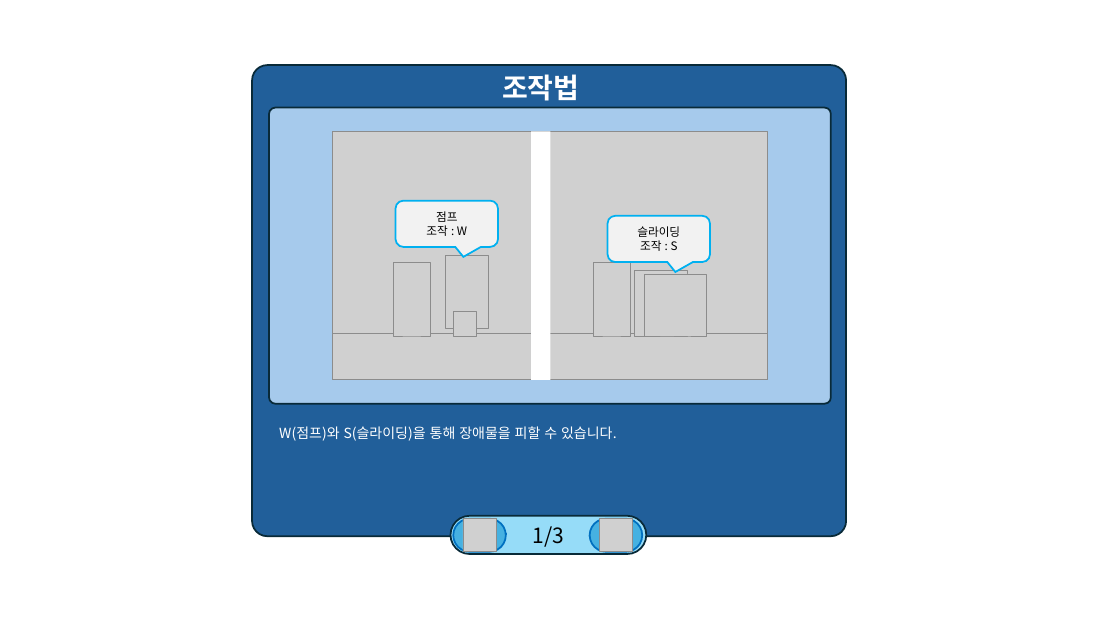
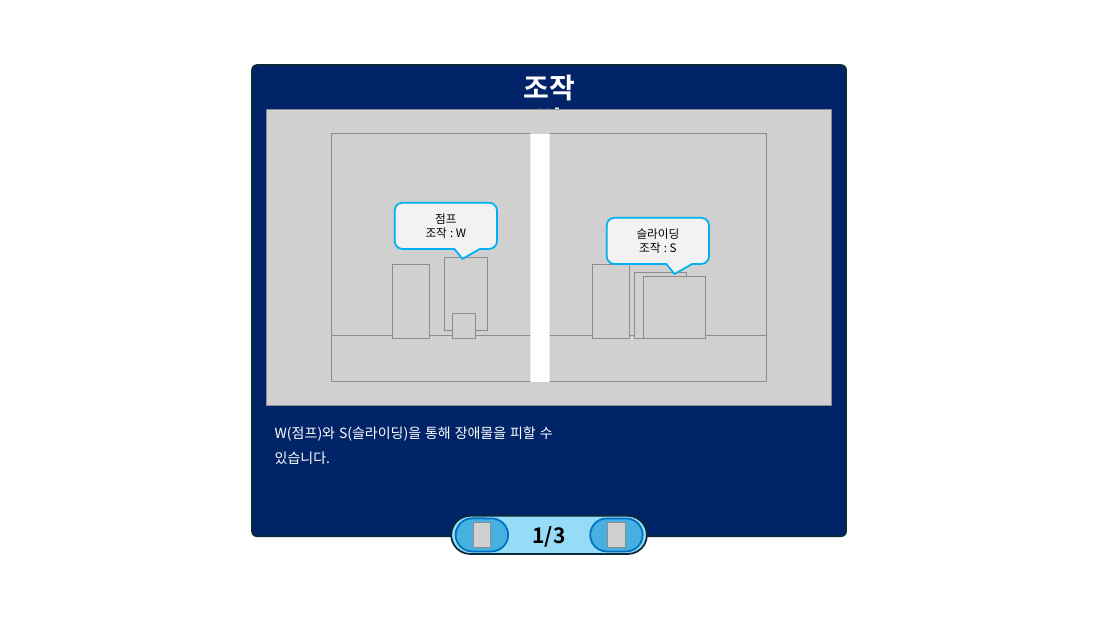
Before and after one commit to weariness00/Mandle_10Minute_Game, a slide deck: slide 31 of document/UI.pptx. Drawn at 1120x630 pixels with LibreOffice and Linux fonts; fonts in the diff are those of the drawing; grey boxes stand for pictures. Boxes give left, top, right and bottom in pixels: in the first picture for what was removed or moved away, otherwise in the second. Text is boxed around its words. In the diff, an @@ line names an element or a change of style, - is before the commit and + after.

```diff
--- a/document/UI.pptx
+++ b/document/UI.pptx
@@ rounded rectangle at (252,66,846,537): fill #215F9A to #002467; proportions changed @@
@@ text "조작법" rewrapped from (502,74,579,101) to (523,74,575,139) @@
@@ picture added at (266,109,832,406) @@
@@ rounded rectangle removed at (269,108,831,404) @@
@@ text "W(점프)와 S(슬라이딩)을 통해 장애물을 피할 ..." rewrapped from (279,426,617,441) to (275,426,553,464) @@
@@ rounded rectangle "1/3" at (451,516,647,554): bold on @@
@@ picture removed at (463,518,496,551) @@
@@ picture added at (473,523,491,547) @@
@@ picture removed at (600,518,633,551) @@
@@ picture added at (607,523,625,547) @@
```
Also in this commit, not shown: 2 other slides changed, 9 other files.
